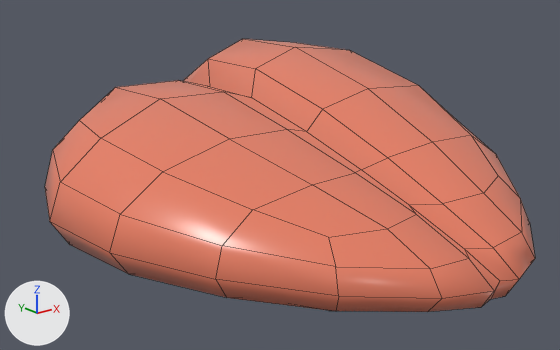
A saved change to the Blender file Assets/Art/Models/Chicken/chicken.blend.
One viewpoint serves both versions: a camera (50 mm lens) standing at (-2.75, -3.4, 1.72) and looking at (-0.08, -0.07, 0.39). The lights are fixed; the arrows at lower left show +X, +Y and +Z. The picture after the commit comes second. Mesh edges are drawn as thin lines.
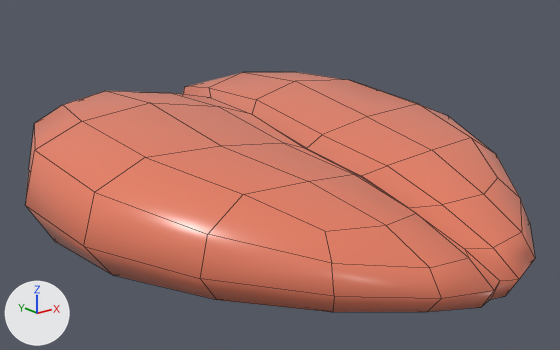
The newer file is also rescaled (x0.593) as a whole; pictures and numbers use the older file's frame.

The change, as a diff of the scene's bpy script:
```diff
--- a/Assets/Art/Models/Chicken/chicken.blend.py
+++ b/Assets/Art/Models/Chicken/chicken.blend.py
@@ me_cube_001 @@
 # used by ob_cube; location = (0.0, 0.0, 0.0); scale = (1.17, 1.89, 0.374)
-me_cube_001.from_pydata(...)  # 130 vertices, 128 faces; spans x -1.13..1.19, y -0.83..0.74, z 0.0..2.67
+me_cube_001.from_pydata(...)  # 135 vertices, 134 faces; spans x -1.19..1.19, y -0.83..0.74, z 0.0..2.07
+# me_cube_001 part 1
+# 3 vertices are removed from x 0.0, y -0.52..-0.11, z 1.18..1.76
+# 8 faces are deleted
+# 3 vertices in x 0.3..0.98, y -0.61..0.73, z 0.99..1.28 move by (0.0, 0.0, -0.01)
+# 67 vertices move from x -1.13..1.1, y -0.75..0.74, z 0.12..2.67 to x -1.19..1.1, y -0.75..0.74, z 0.12..2.07
+# 8 vertices are added at x 0.0, y -0.52..0.05, z 1.15..1.67
+# 14 new faces join them
 me_cube_001.materials.append(mat_material)
```

Boxes (x1, y1, x2, y2) around the edits, measured in the pictures (560 x 350 px; the box of a moved part takes in the faces that stretch with it):
'Cube', reshaped (12% shorter): before (45, 39, 535, 312); after (25, 72, 535, 312)
part 1 of me_cube_001, moved or reshaped: before (184, 39, 522, 257); after (183, 72, 522, 258)
